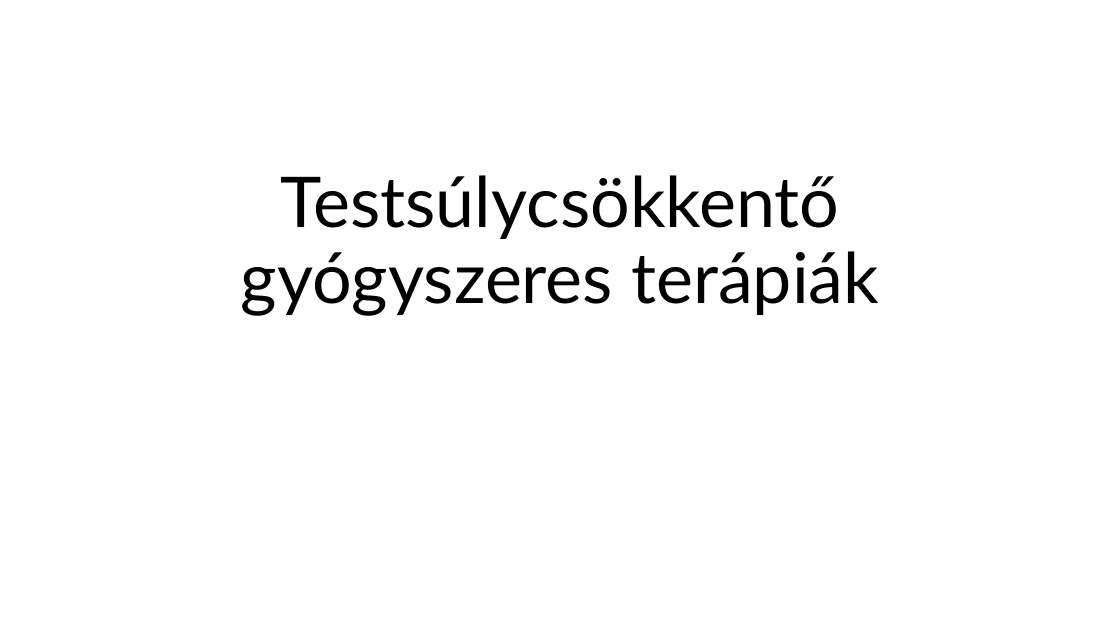
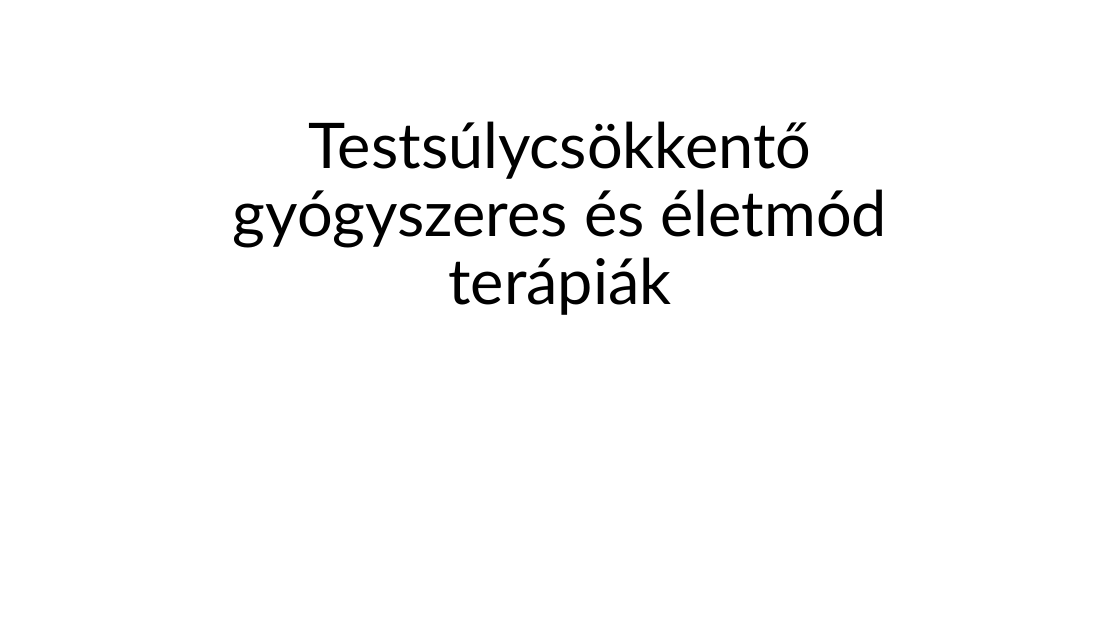
Before and after one commit to sasaleese/common, a slide deck: slide 1 of Testsúlycsökkentő gyógyszeres terápiák.pptx. Drawn at 1120x630 pixels with LibreOffice and Linux fonts; fonts in the diff are those of the drawing. Boxes give left, top, right and bottom in pixels: in the first picture for what was removed or moved away, otherwise in the second. Text is boxed around its words. In the diff, an @@ line names an element or a change of style, - is before the commit and + after.

```diff
--- a/Testsúlycsökkentő gyógyszeres terápiák.pptx
+++ b/Testsúlycsökkentő gyógyszeres terápiák.pptx
@@ title at (233,121,887,315): text changed; size 60 to 54 pt @@
-Testsúlycsökkentő gyógyszeres terápiák
+Testsúlycsökkentő gyógyszeres és életmód terápiák
```
Also in this commit, not shown: 3 slides added.
